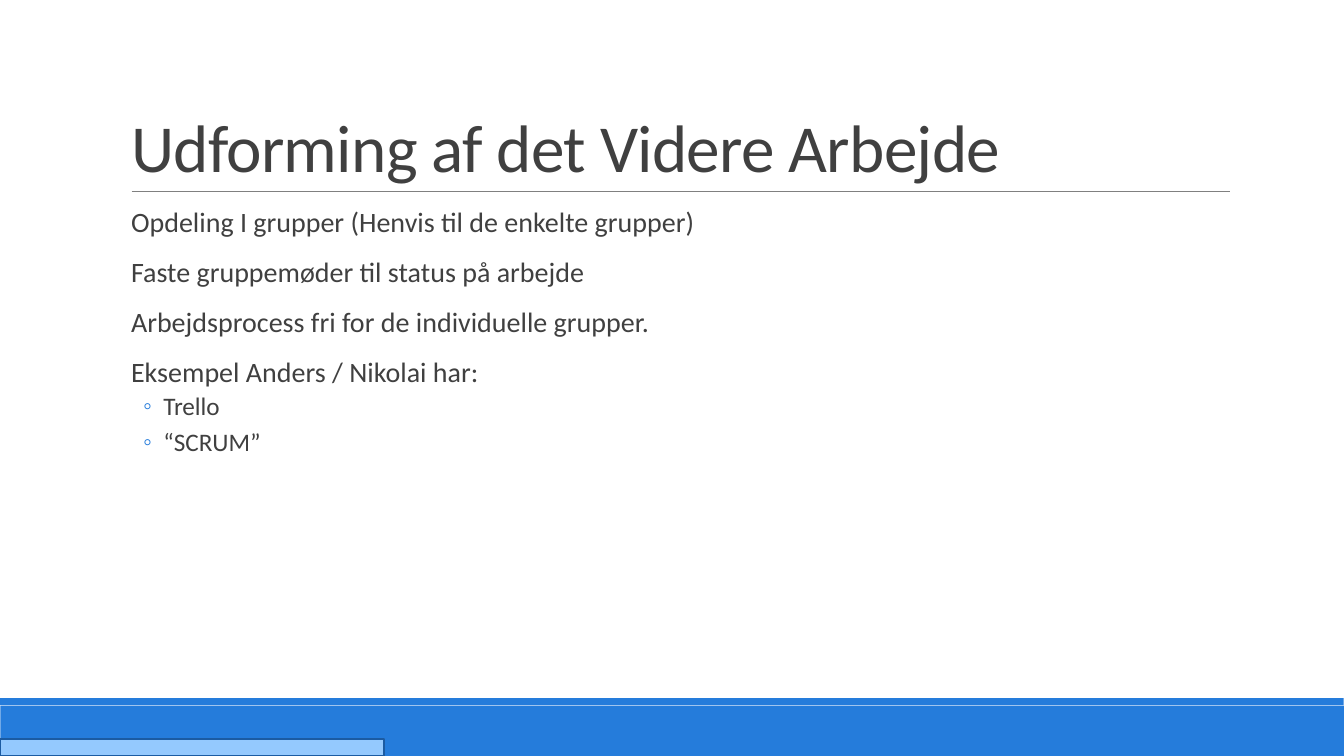
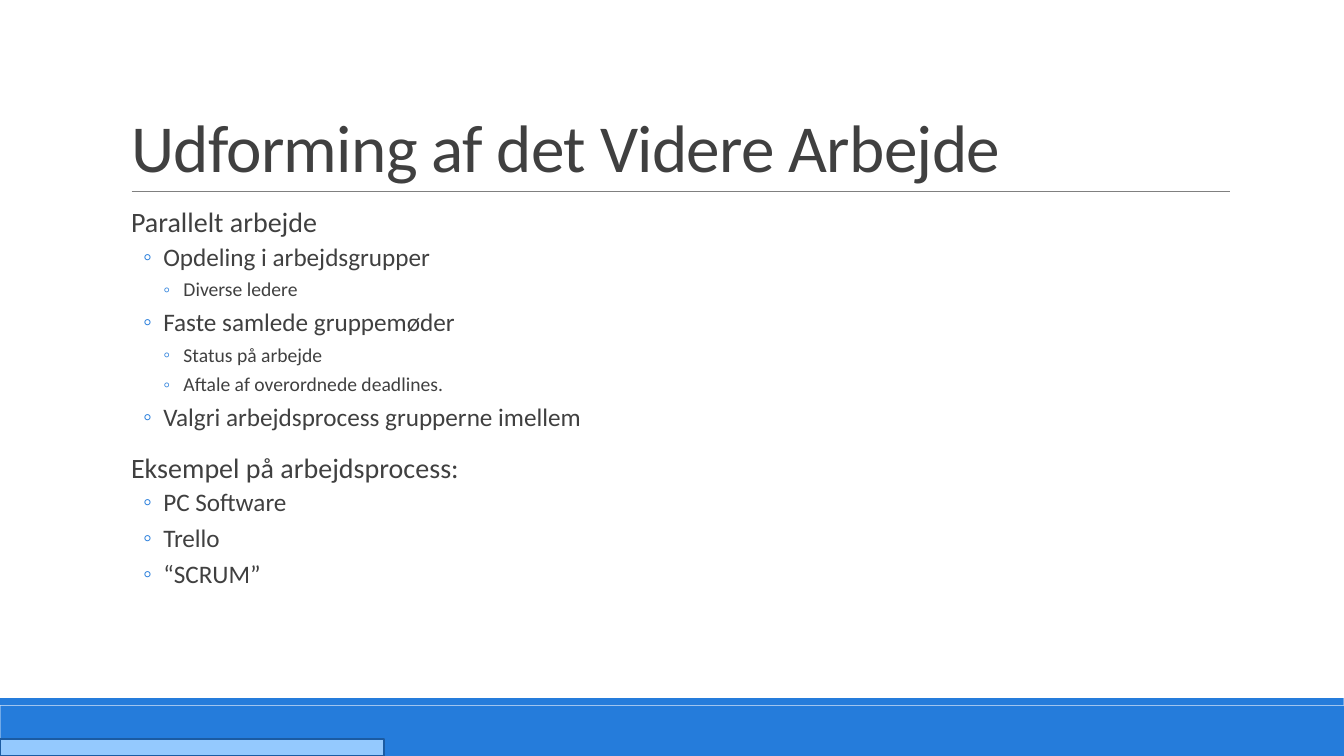
Before and after one commit to PRJ2GR15/Rapport, a slide deck: slide 10 of Fremlæggelse/Fremlæggelse.pptm. Drawn at 1344x756 pixels with LibreOffice and Linux fonts; fonts in the diff are those of the drawing. Boxes give left, top, right and bottom in pixels: in the first picture for what was removed or moved away, otherwise in the second. Text is boxed around its words. In the diff, an @@ line names an element or a change of style, - is before the commit and + after.

```diff
--- a/Fremlæggelse/Fremlæggelse.pptm
+++ b/Fremlæggelse/Fremlæggelse.pptm
@@ text at (131,212,581,511): text changed; size 20 to 18 pt @@
-  Opdeling I grupper (Henvis til de enkelte grupper)
-  Faste gruppemøder til status på arbejde
-  Arbejdsprocess fri for de individuelle grupper.
-  Eksempel Anders / Nikolai har:
+  Parallelt arbejde
+  ◦ Opdeling i arbejdsgrupper
+    ◦ Diverse ledere
+  ◦ Faste samlede gruppemøder
+    ◦ Status på arbejde
+    ◦ Aftale af overordnede deadlines.
+  ◦ Valgri arbejdsprocess grupperne imellem
+  Eksempel på arbejdsprocess:
+  ◦ PC Software
```
Also in this commit, not shown: 1 other slide changed, 1 slide added.
